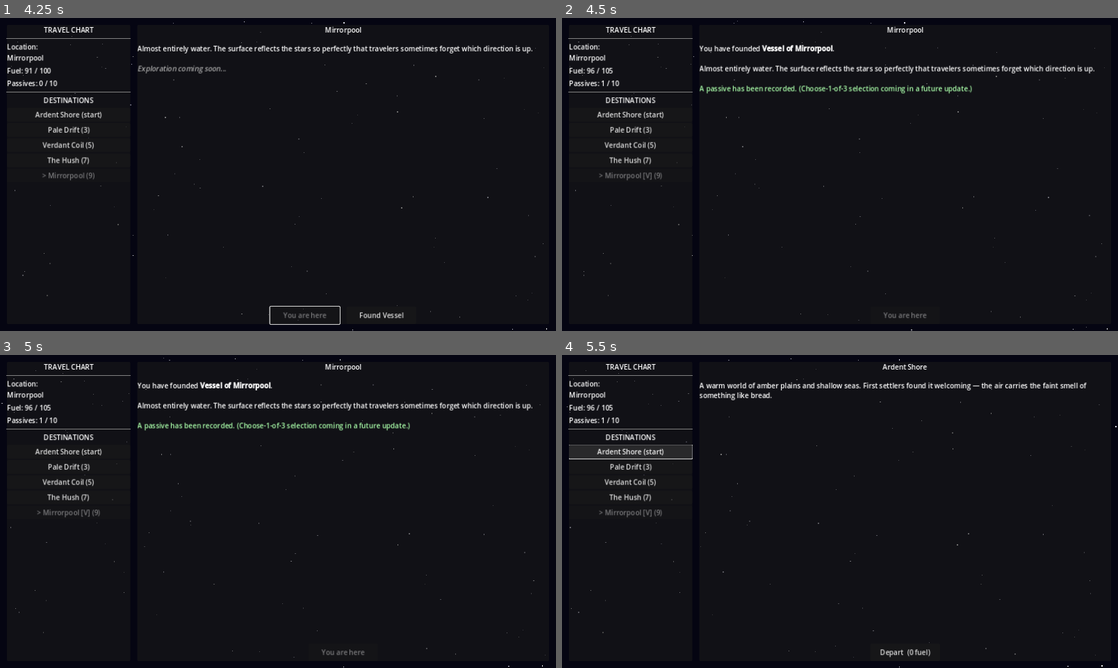
Above: before the commit, frames 1-4 (two rows, left to right).
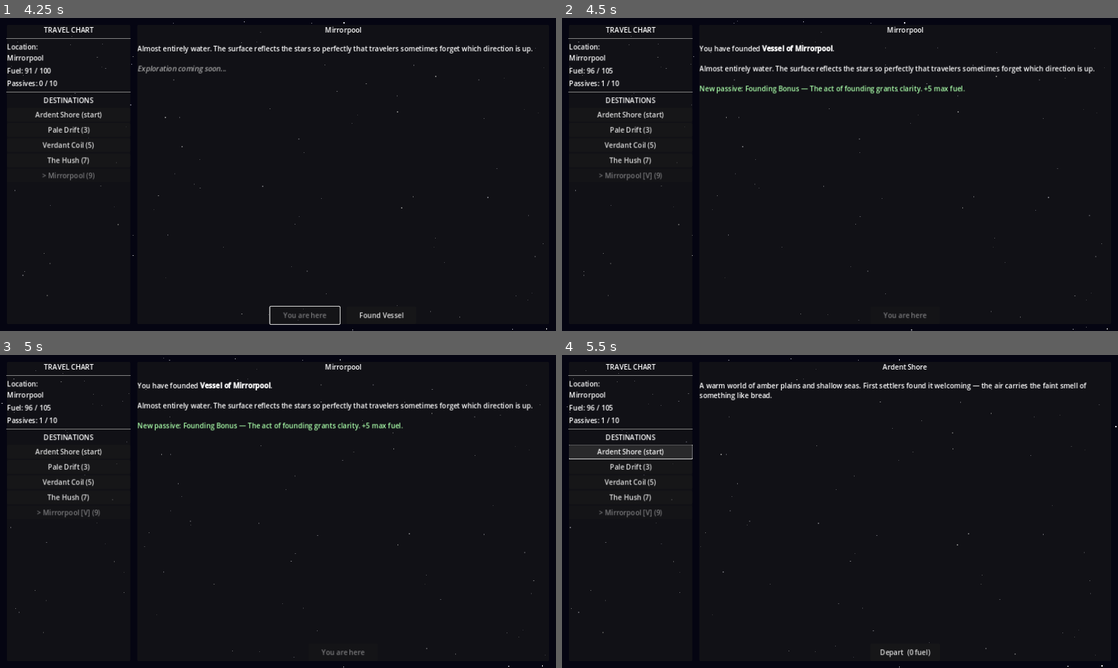
Above: after the commit, the same moments.

Repository: ColdTie/Metanoia-Vessel-2D
Game: Godot game, scene res://scenes/travel/travel_screen.tscn
Same seed, same stepped clock (60 frames per second), same inputs: the game is played once before the commit and once after it.
Inputs:
- Up to frame 1 (4.25 s): click "Pale Drift (3)" at 0.5 s; click "Verdant Coil (5)" at 1.25 s; click "The Hush (7)" at 2 s; click "Mirrorpool (9)" at 2.75 s; click "Depart (9 fuel)" at 3.5 s
- Up to frame 2 (4.5 s): click "Found Vessel" at 4.25 s
- Up to frame 3 (5 s): no input
- Up to frame 4 (5.5 s): click "Ardent Shore (start)" at 5 s

Frame 1 is identical in both runs. In frame 2, 0.7% of the frame differs, in the area x 24-74%, y 21-25%; in frame 3, 0.7%; in frame 4, nothing differs.

Commit message:
feat: choose-1-of-3 passive selection on settling
Fills out the 10-entry passive_roster in GameState and adds
draw_passive_choices(), which excludes already-owned passives and
never offers founding_bonus (that one stays an automatic first-
settlement grant). travel_screen.gd builds an in-code modal dialog
so later settlements let the player pick 1 of 3 drawn passives
instead of always granting Founding Bonus.

Combat-flavored passives (steady_hand, dust_walker) are deliberately
weak early and lean on the void/black-hole endgame, keeping with the
peaceful-bias design rule.

Co-Authored-By: Claude Sonnet 5 <noreply@anthropic.com>
Claude-Session: https://claude.ai/code/session_016kaWkHy3jJHLzQ68sHAGqK

Diff:
--- a/scripts/autoloads/game_state.gd
+++ b/scripts/autoloads/game_state.gd
@@ -15,6 +15,22 @@
 # World catalog — initialized in _ready(); mutated when worlds are settled.
 # Each entry: {id, name, type, description, settled, vessel_name, distance, specimens}
 var world_catalog: Array = []
+
+# All 10 passives obtainable by settling (reaching MAX_PASSIVES triggers the void check).
+# "founding_bonus" is granted automatically on the player's first settlement and is never
+# offered through the choose-1-of-3 draw; the rest are drawn 3-at-a-time on later settlements.
+var passive_roster: Array = [
+	{"id": "founding_bonus", "name": "Founding Bonus", "desc": "The act of founding grants clarity. +5 max fuel."},
+	{"id": "root_knowledge", "name": "Root Knowledge", "desc": "An instinct for the tangle. Jungle worlds yield extra specimens."},
+	{"id": "echo_listener", "name": "Echo Listener", "desc": "You hear what goes unsaid. Unlocks extra creature dialogue options."},
+	{"id": "frost_hardened", "name": "Frost Hardened", "desc": "Cold no longer slows you. Ice-world travel costs 1 less fuel."},
+	{"id": "tide_reader", "name": "Tide Reader", "desc": "The water shows its secrets. Ocean worlds reveal hidden specimens."},
+	{"id": "dust_walker", "name": "Dust Walker", "desc": "The dust knows your step. Desert worlds never trigger forced combat."},
+	{"id": "quiet_diplomat", "name": "Quiet Diplomat", "desc": "Words land softer in your mouth. Talk outcomes succeed more often, even with hostile creatures."},
+	{"id": "steady_hand", "name": "Steady Hand", "desc": "You do not flinch. Your first strike in each combat encounter always lands."},
+	{"id": "deep_pockets", "name": "Deep Pockets", "desc": "You know what things are worth. Specimen and info sales pay 20% more credits."},
+	{"id": "void_sight", "name": "Void Sight", "desc": "Something in you sees the dark clearly. Hazards reveal themselves before they trigger — most useful nearing the void."},
+]
 
 signal world_changed(new_world: String)
 signal passive_gained(passive: Dictionary)
@@ -98,6 +114,25 @@
 	return get_world_by_name(current_world)
 
 
+func get_passive_template(id: String) -> Dictionary:
+	for p in passive_roster:
+		if p["id"] == id:
+			return p
+	return {}
+
+
+func draw_passive_choices(count: int) -> Array:
+	var owned_ids: Array = []
+	for p in passives:
+		owned_ids.append(p.get("id", ""))
+	var pool: Array = []
+	for p in passive_roster:
+		if p["id"] != "founding_bonus" and not owned_ids.has(p["id"]):
+			pool.append(p)
+	pool.shuffle()
+	return pool.slice(0, min(count, pool.size()))
+
+
 func travel_to_world(world_id: String) -> bool:
 	var world := get_world_by_id(world_id)
 	if world.is_empty():
--- a/scripts/travel/travel_screen.gd
+++ b/scripts/travel/travel_screen.gd
@@ -22,6 +22,7 @@
 var _settle_button: Button
 
 var _selected_world_id: String = ""
+var _ui_canvas: CanvasLayer
 
 
 func _ready() -> void:
@@ -91,6 +92,7 @@
 	var canvas := CanvasLayer.new()
 	canvas.name = "UI"
 	add_child(canvas)
+	_ui_canvas = canvas
 
 	var root := Control.new()
 	root.name = "UIRoot"
@@ -289,28 +291,125 @@
 
 	world["settled"] = true
 	world["vessel_name"] = "Vessel of " + world["name"]
-
-	# Grant the founding passive (choose-1-of-3 UI is TODO)
-	GameState.add_passive({
-		"id": "founding_bonus",
-		"name": "Founding Bonus",
-		"desc": "The act of founding grants clarity. +5 max fuel.",
+	_settle_button.visible = false
+
+	if GameState.passives.is_empty():
+		# First settlement ever: the founding passive is automatic, not a choice.
+		_apply_passive(GameState.get_passive_template("founding_bonus"), world)
+	else:
+		var choices: Array = GameState.draw_passive_choices(3)
+		if choices.is_empty():
+			_finish_settle(world, {})
+		else:
+			_show_passive_choice_dialog(choices, world)
+
+
+func _apply_passive(template: Dictionary, world: Dictionary) -> void:
+	if template.is_empty():
+		_finish_settle(world, {})
+		return
+
+	var passive := {
+		"id": template["id"],
+		"name": template["name"],
+		"desc": template["desc"],
 		"source": world["name"],
-	})
-	GameState.max_fuel += 5
-	GameState.refuel(5)
-
-	_settle_button.visible = false
+	}
+	GameState.add_passive(passive)
+	if template["id"] == "founding_bonus":
+		GameState.max_fuel += 5
+		GameState.refuel(5)
+
+	_finish_settle(world, passive)
+
+
+func _finish_settle(world: Dictionary, passive: Dictionary) -> void:
 	_populate_destinations()
 	_refresh_status()
 
-	_world_desc_label.text = \
+	var msg: String = \
 		"You have founded [b]" + world["vessel_name"] + "[/b].\n\n" \
-		+ world.get("description", "") \
-		+ "\n\n[color=#aaffaa]A passive has been recorded. " \
-		+ "(Choose-1-of-3 selection coming in a future update.)[/color]"
+		+ world.get("description", "")
+	if not passive.is_empty():
+		msg += "\n\n[color=#aaffaa]New passive: " + passive["name"] \
+			+ " — " + passive["desc"] + "[/color]"
+	else:
+		msg += "\n\n[color=#aaaaaa]All passives already collected.[/color]"
+	_world_desc_label.text = msg
 
 	SaveLoad.save_game()
+
+
+# ── Passive choice dialog (choose-1-of-3) ───────────────────────────────────────
+
+func _show_passive_choice_dialog(choices: Array, world: Dictionary) -> void:
+	var blocker := ColorRect.new()
+	blocker.name = "PassiveDialogBlocker"
+	blocker.color = Color(0.0, 0.0, 0.0, 0.6)
+	blocker.set_anchors_and_offsets_preset(Control.PRESET_FULL_RECT)
+	blocker.mouse_filter = Control.MOUSE_FILTER_STOP
+	_ui_canvas.add_child(blocker)
+
+	var panel := PanelContainer.new()
+	panel.set_anchor(SIDE_LEFT,   0.5)
+	panel.set_anchor(SIDE_TOP,    0.5)
+	panel.set_anchor(SIDE_RIGHT,  0.5)
+	panel.set_anchor(SIDE_BOTTOM, 0.5)
+	panel.set_offset(SIDE_LEFT,   -240.0)
+	panel.set_offset(SIDE_TOP,    -200.0)
+	panel.set_offset(SIDE_RIGHT,  240.0)
+	panel.set_offset(SIDE_BOTTOM, 200.0)
+	blocker.add_child(panel)
+
+	var vbox := VBoxContainer.new()
+	vbox.add_theme_constant_override("separation", 10)
+	panel.add_child(vbox)
+
+	var title := Label.new()
+	title.text = "Choose a Passive"
+	title.horizontal_alignment = HORIZONTAL_ALIGNMENT_CENTER
+	vbox.add_child(title)
+	vbox.add_child(HSeparator.new())
+
+	for choice in choices:
+		vbox.add_child(_build_passive_choice_row(choice, choices, world, blocker))
+
+
+func _build_passive_choice_row(choice: Dictionary, choices: Array, world: Dictionary, blocker: Control) -> Control:
+	var row := PanelContainer.new()
+
+	var row_vbox := VBoxContainer.new()
+	row_vbox.add_theme_constant_override("separation", 4)
+	row.add_child(row_vbox)
+
+	var name_label := Label.new()
+	name_label.text = choice["name"]
+	row_vbox.add_child(name_label)
+
+	var desc_label := Label.new()
+	desc_label.text = choice["desc"]
+	desc_label.autowrap_mode = TextServer.AUTOWRAP_WORD_SMART
+	row_vbox.add_child(desc_label)
+
+	var choose_btn := Button.new()
+	choose_btn.text = "Choose"
+	var chosen_id: String = choice["id"]
+	choose_btn.pressed.connect(func(): _on_passive_chosen(chosen_id, choices, world, blocker))
+	row_vbox.add_child(choose_btn)
+
+	return row
+
+
+func _on_passive_chosen(passive_id: String, choices: Array, world: Dictionary, blocker: Control) -> void:
+	blocker.queue_free()
+
+	var template: Dictionary = {}
+	for c in choices:
+		if c["id"] == passive_id:
+			template = c
+			break
+
+	_apply_passive(template, world)
 
 
 func _on_world_changed(_new_world: String) -> void:
Not shown, changed: design/content-log.md
Not shown, changed: design/systems.md
